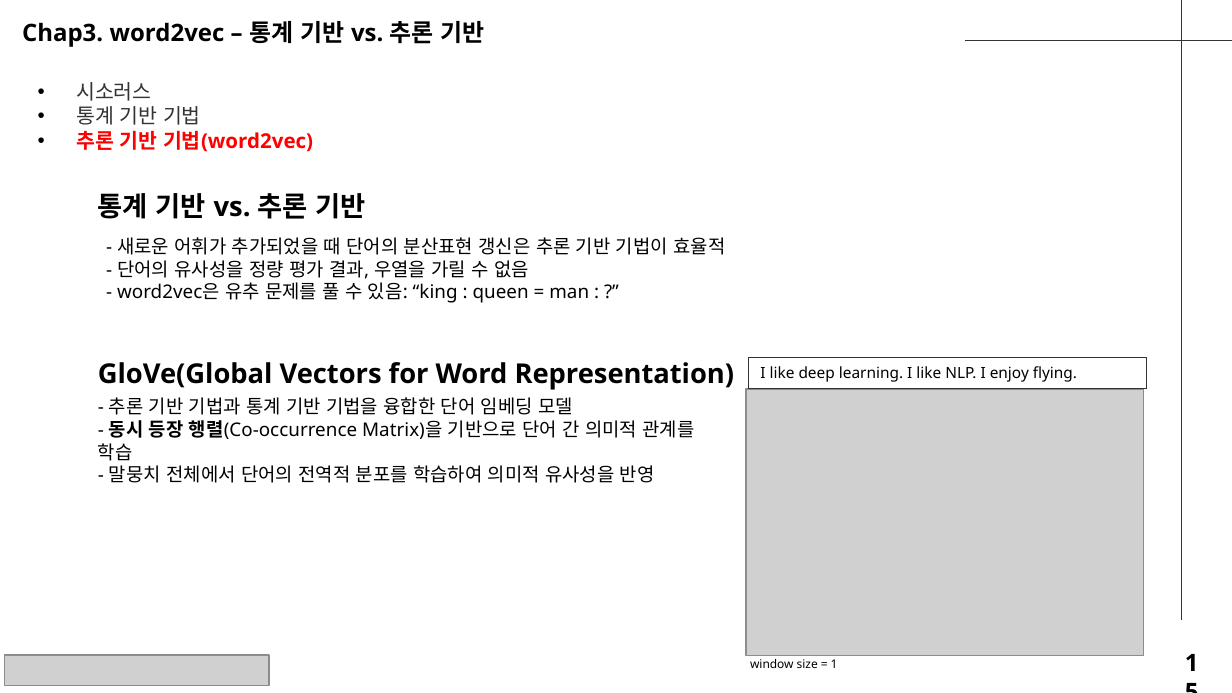
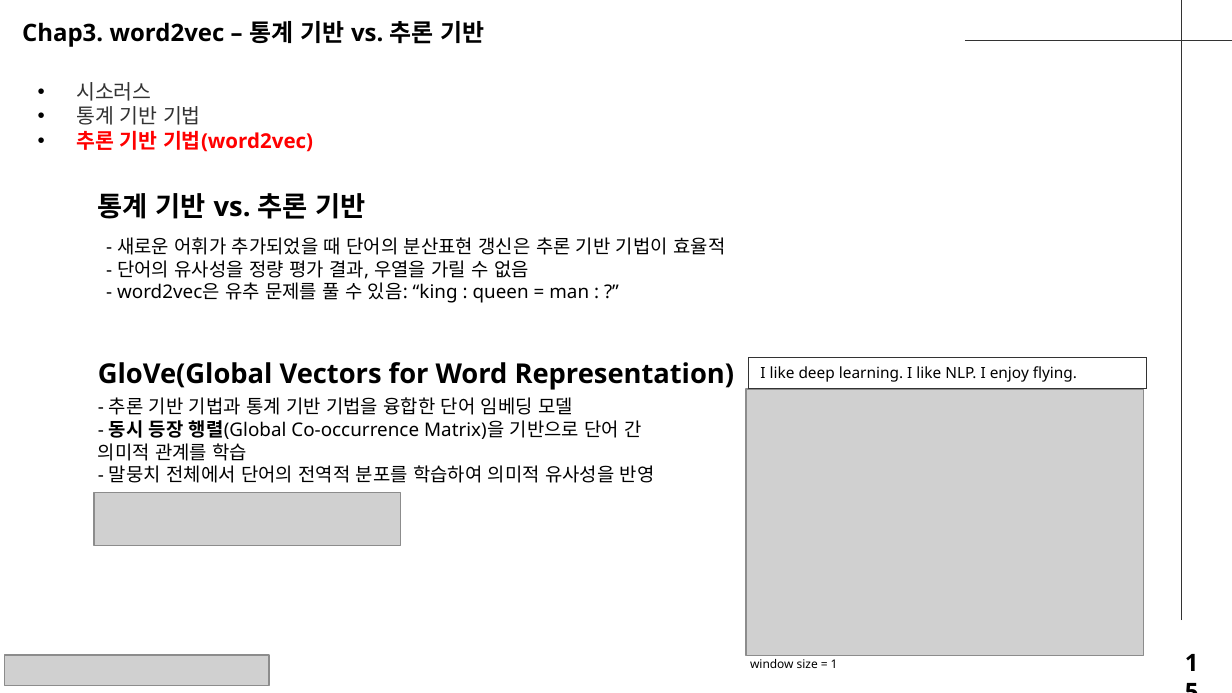
Before and after one commit to seungdeng/Deep-Learning-from-Scratch, a slide deck: slide 15 of study/발표자료/20250220_밑딥2_이승건_chap2345발표자료_NotoSans.pptx. Drawn at 1232x693 pixels with LibreOffice and Linux fonts; fonts in the diff are those of the drawing; grey boxes stand for pictures. Boxes give left, top, right and bottom in pixels: in the first picture for what was removed or moved away, otherwise in the second. Text is boxed around its words. In the diff, an @@ line names an element or a change of style, - is before the commit and + after.

```diff
--- a/study/발표자료/20250220_밑딥2_이승건_chap2345발표자료_NotoSans.pptx
+++ b/study/발표자료/20250220_밑딥2_이승건_chap2345발표자료_NotoSans.pptx
@@ text at bbox=[98, 397, 655, 483]: text changed @@
-- 추론 기반 기법과 통계 기반 기법을 융합한 단어 임베딩 모델
-- 동시 등장 행렬(Co-occurrence Matrix)을 기반으로 단어 간 의미적 관계를 학습
-- 말뭉치 전체에서 단어의 전역적 분포를 학습하여 의미적 유사성을 반영
+- 추론 기반 기법과 통계 기반 기법을 융합한 단어 임베딩 모델
+- 동시 등장 행렬(Global Co-occurrence Matrix)을 기반으로 단어 간 의미적 관계를 학습
+- 말뭉치 전체에서 단어의 전역적 분포를 학습하여 의미적 유사성을 반영
@@ picture added at bbox=[94, 493, 400, 546] @@
```
Also in this commit, not shown: 2 other slides changed.
